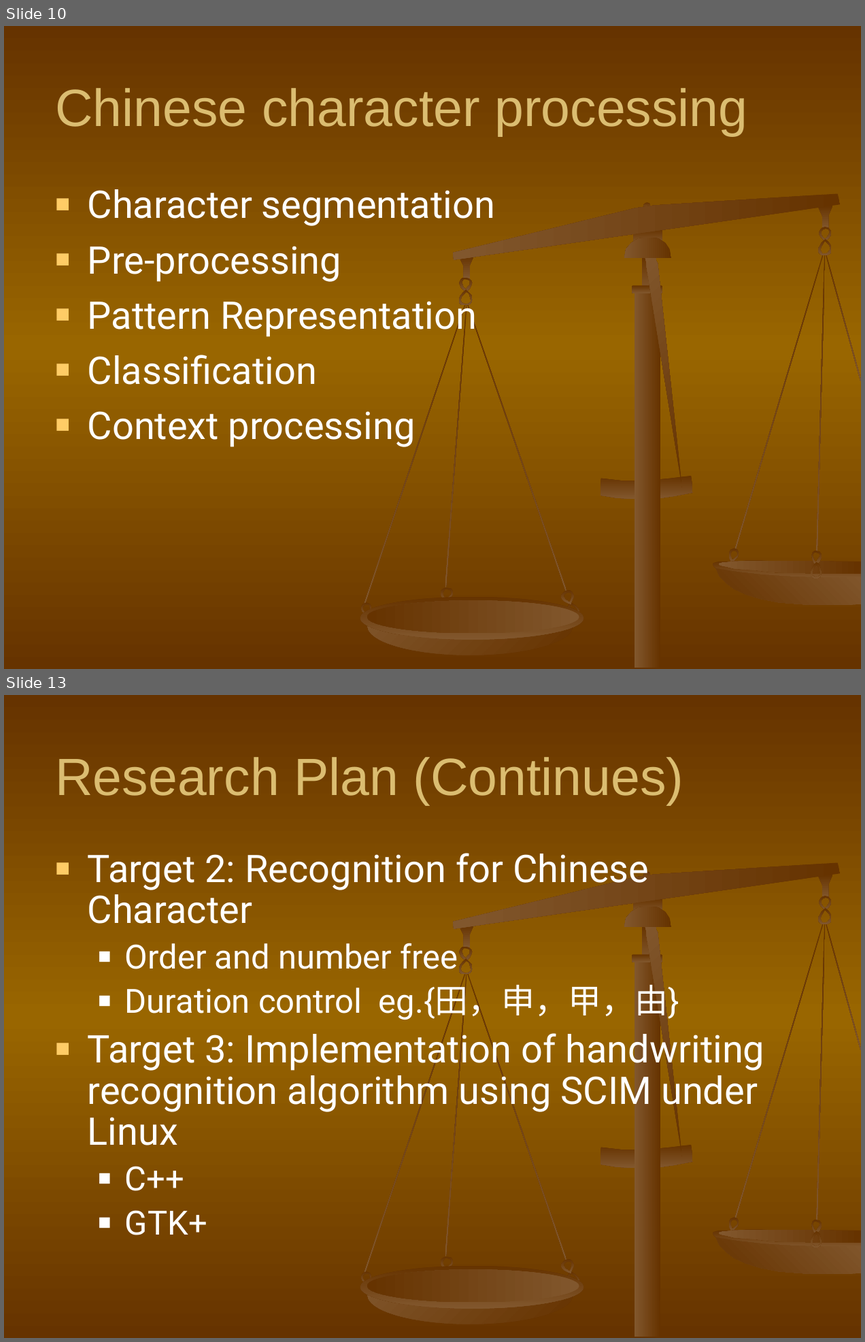
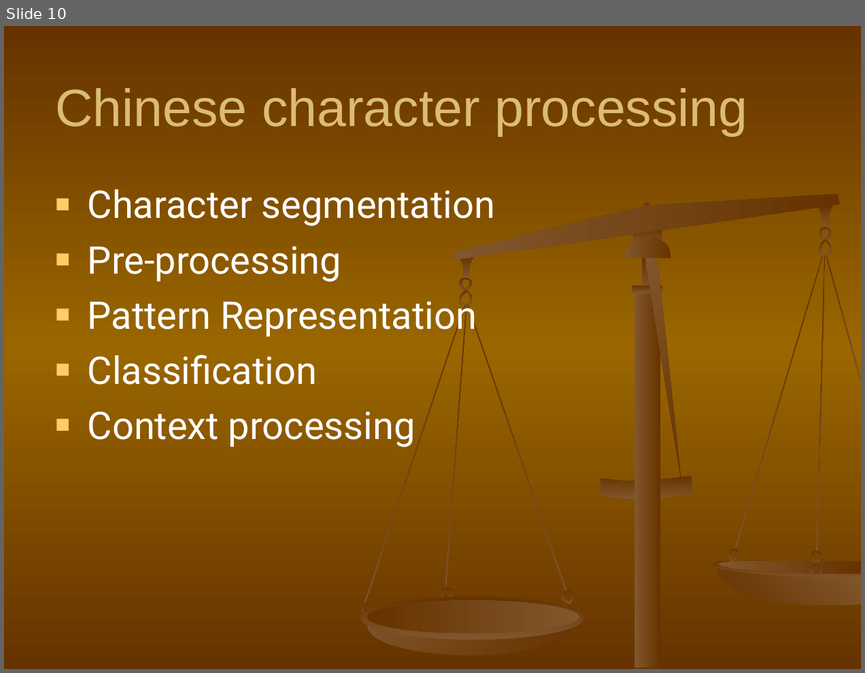
Before and after one commit to shaileshBhokare/honours, a slide deck: ITN100/Assignment/Presentation/presentation.ppt. Shown one above the other, each under a label of ours: slides 10 and 13 before the commit, slide 10 after it; the slides between them are not shown. The pictures are 865x1342 and 865x673 pixels, drawn with LibreOffice and Linux fonts; fonts in the diff are those of the drawing. Boxes give left, top, right and bottom in pixels: in the first picture for what was removed or moved away, otherwise in the second. Text is boxed around its words. In the diff, an @@ line names an element or a change of style, - is before the commit and + after.

```diff
--- a/ITN100/Assignment/Presentation/presentation.ppt
+++ b/ITN100/Assignment/Presentation/presentation.ppt
@@ slide 13 removed at (x1=4, y1=695, x2=861, y2=1338), background gradient #663300 to #996600; not listed: 34 template elements that a slide beside it also shows @@
@@ title removed at (x1=55, y1=757, x2=684, y2=805) @@
-Research Plan (Continues)
@@ text removed at (x1=88, y1=853, x2=765, y2=1235) @@
-■ Target 2: Recognition for Chinese Character
-  ■ Order and number free
-  ■ Duration control eg.{田，申，甲，由}
-■ Target 3: Implementation of handwriting recognition algorithm using SCIM under Linux
-  ■ C++
-  ■ GTK+
```
Also in this commit, not shown: 4 slides changed, 2 slides added, 2 other slides removed, 1 other file.
